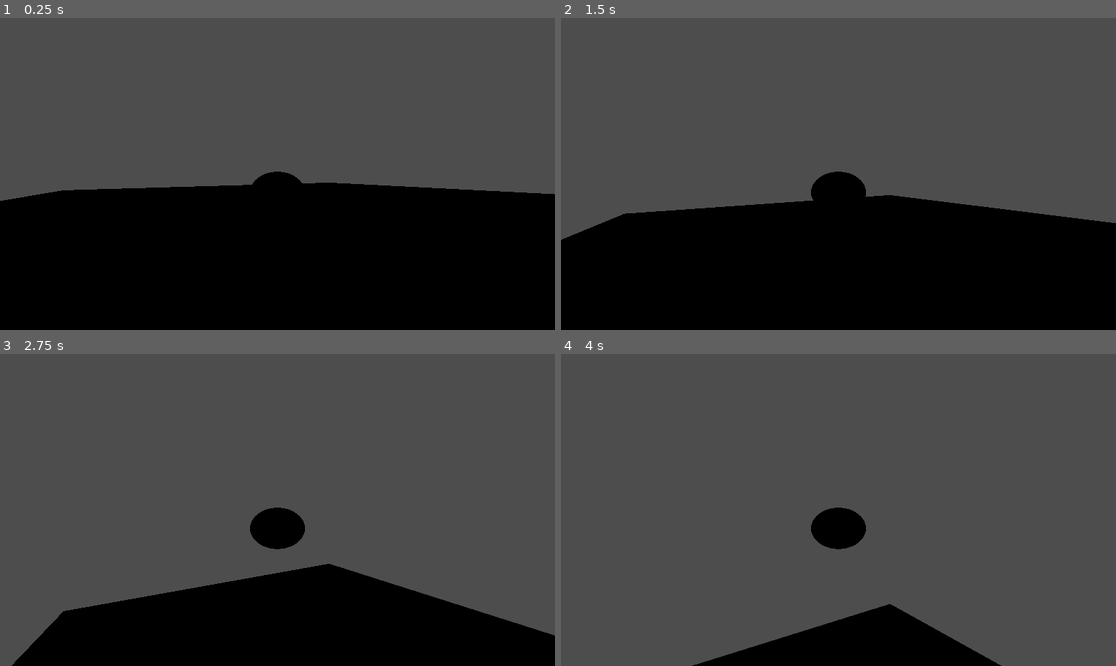
Above: before the commit, frames 1-4 (two rows, left to right).
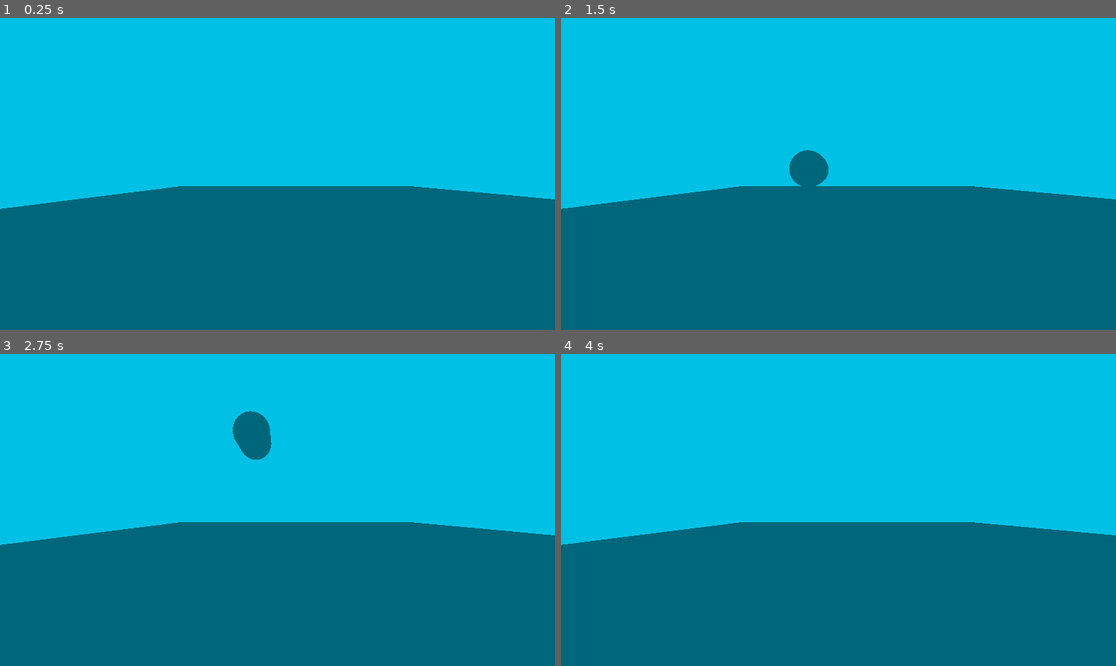
Above: after the commit, the same moments.

Repository: johnf008/Another_3d_Game
Game: Godot game, scene res://game.tscn
Two runs of this game, one before a commit and one after it. Both use one fixed random seed, a clock stepped at 60 frames per second and the inputs below.
Inputs:
- Up to frame 1 (0.25 s): no input
- Up to frame 2 (1.5 s): tap Enter at 0.5 s; tap Space (fly) at 0.6, 1.25, 1.35 s
- Up to frame 3 (2.75 s): tap Space (fly) at 2.1 s
- Up to frame 4 (4 s): tap Space (fly) at 2.85, 3.6 s

The runs differ from the first frame. In frame 1, 100% of the frame differs, in the area x 0-100%, y 0-100%; in frame 2, 100%; in frame 3, 100%; in frame 4, 100%.

Commit message:
Moved camera outside of player

Diff:
--- a/game.tscn
+++ b/game.tscn
@@ -1,6 +1,10 @@
-[gd_scene load_steps=2 format=3 uid="uid://b2l0pjytxk854"]
+[gd_scene load_steps=3 format=3 uid="uid://b2l0pjytxk854"]
 
 [ext_resource type="PackedScene" uid="uid://cortf3dn5rur8" path="res://player/player.tscn" id="1_80nbo"]
+
+[sub_resource type="Environment" id="Environment_80nbo"]
+background_mode = 1
+background_color = Color(3.85046e-06, 0.756761, 0.896779, 1)
 
 [node name="Game" type="Node3D"]
 
@@ -9,4 +13,9 @@
 size = Vector3(19, 16, 20)
 
 [node name="CharacterBody3D" parent="." instance=ExtResource("1_80nbo")]
-transform = Transform3D(0.866025, 0, -0.5, 0, 1, 0, 0.5, 0, 0.866025, -1, 0, 0)
+
+[node name="WorldEnvironment" type="WorldEnvironment" parent="."]
+environment = SubResource("Environment_80nbo")
+
+[node name="Camera3D" type="Camera3D" parent="."]
+transform = Transform3D(1, 0, 0, 0, 1, 0, 0, 0, 1, 0, 1, 6)
--- a/player/player.gd
+++ b/player/player.gd
@@ -4,8 +4,10 @@
 	const FLY_FALL_FACTOR = 5
 
 	velocity.y -= 20.0 * delta
+	rotation.z -= 1
 	if Input.is_action_just_pressed("fly"):
 		velocity.y = 10.0
+		rotation.z += 1
 
 
 	move_and_slide()
--- a/player/player.tscn
+++ b/player/player.tscn
@@ -2,25 +2,18 @@
 
 [ext_resource type="Script" uid="uid://bmmri32hslu4q" path="res://player/player.gd" id="1_oul6g"]
 
-[sub_resource type="SphereMesh" id="SphereMesh_oul6g"]
-radius = 0.85
-height = 2.0
+[sub_resource type="CapsuleMesh" id="CapsuleMesh_oul6g"]
 
 [sub_resource type="CapsuleShape3D" id="CapsuleShape3D_kqu6x"]
-radius = 0.75
-height = 1.5
 
 [node name="CharacterBody3D" type="CharacterBody3D"]
 script = ExtResource("1_oul6g")
 
-[node name="Camera3D" type="Camera3D" parent="."]
-transform = Transform3D(1, 0, 0, 0, 1, 0, 0, 0, 1, 0, 1.52038, 5.15344)
-
 [node name="MeshInstance3D" type="MeshInstance3D" parent="."]
-transform = Transform3D(-3.56082e-08, 0, -0.812311, 0, 0.515514, 0, 0.814621, 0, -3.55073e-08, 0, 1.06294, 0)
-mesh = SubResource("SphereMesh_oul6g")
+transform = Transform3D(-4.37114e-08, 0, -1, 1, -4.37114e-08, -4.37114e-08, -4.37114e-08, -1, 1.91069e-15, 0, 0.994838, 0.005162)
+mesh = SubResource("CapsuleMesh_oul6g")
 skeleton = NodePath("../CollisionShape3D")
 
 [node name="CollisionShape3D" type="CollisionShape3D" parent="."]
-transform = Transform3D(-4.37114e-08, 0, -1, 0, 1, 0, 1, 0, -4.37114e-08, 0, 1, 0)
+transform = Transform3D(-4.37114e-08, 4.37114e-08, -1, 1, -4.37114e-08, -4.37114e-08, -4.37114e-08, -1, -4.37114e-08, 0, 0.994838, -0.005162)
 shape = SubResource("CapsuleShape3D_kqu6x")
